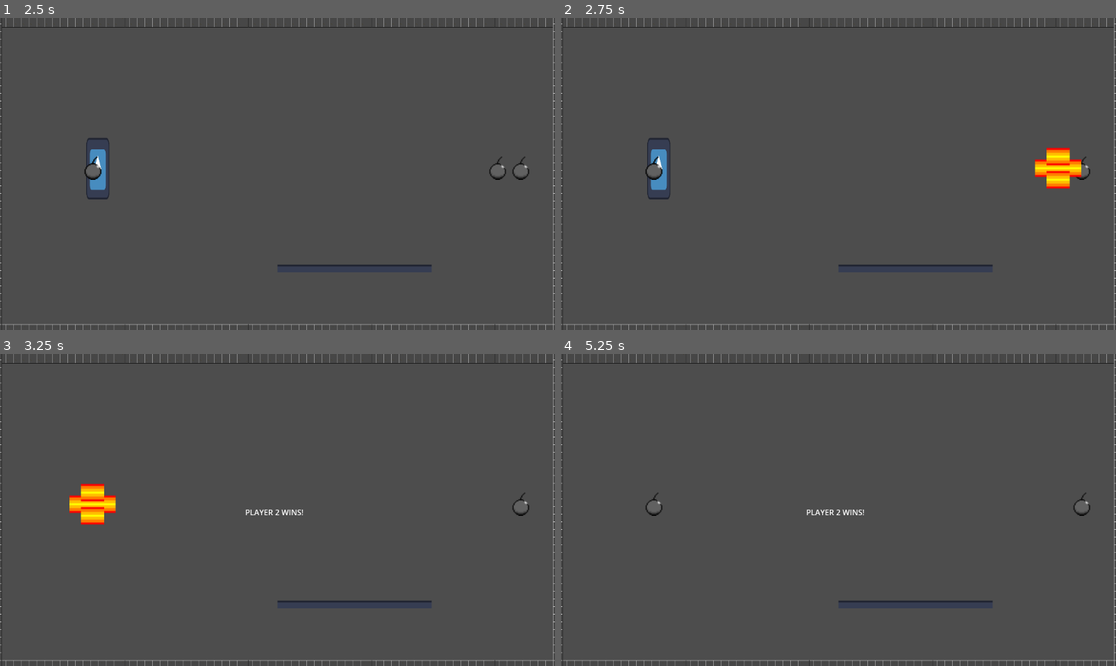
Above: before the commit, frames 1-4 (two rows, left to right).
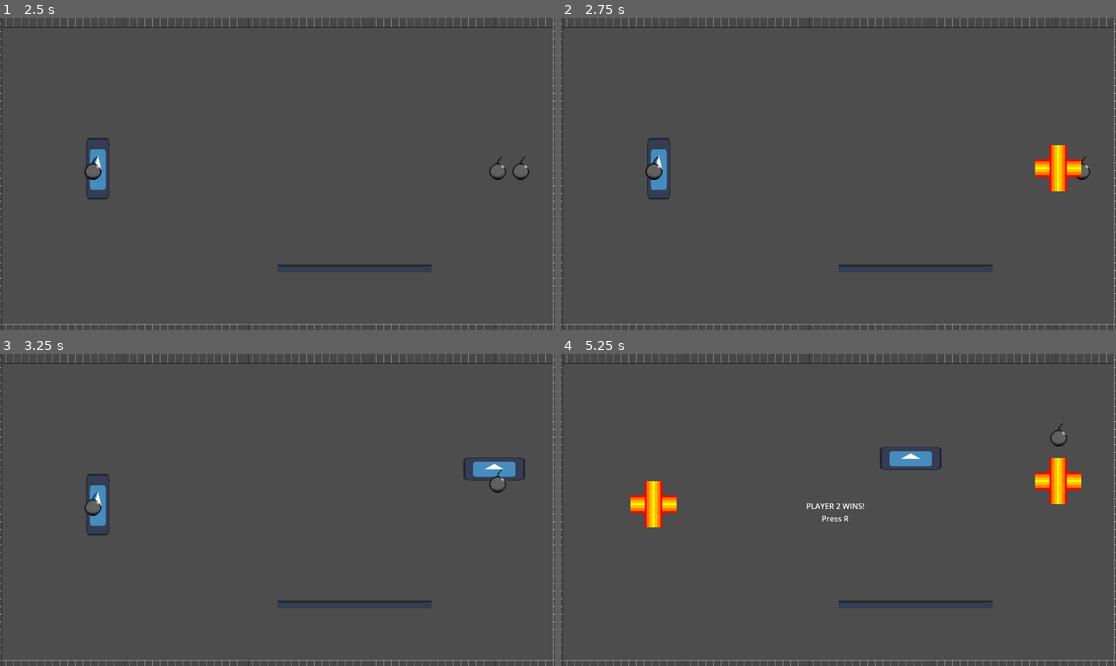
Above: after the commit, the same moments.

Repository: ambariz/bomb-bros
Game: Godot game, scene res://Main.tscn
The game is run twice, just before and just after one commit, with the same random seed, the same clock (stepped at 60 frames per second) and the same inputs. The engine's default icon, where the game draws it, is replaced by a stand-in: a white triangle on a blue panel in a dark square.
Inputs (mouse positions are in pixels of both pictures, inside the frame that each line leads up to):
- Up to frame 1 (2.5 s): tap Enter at 0.5, 0.8, 1.35 s; move the mouse to (399, 158) at 0.52 s; hold Right (ui_right) 0.53-1.28 s; hold R 0.53-1.28 s; click (399, 158) at 0.67 s; tap Space at 0.77, 1.07, 1.52, 1.55, 1.82 s; move the mouse to (166, 189) at 1.27 s; hold Down (ui_down) 1.28-2.03 s; move the mouse to (333, 105) at 2.02 s; hold Right (ui_right) from 2.03 s (still down); hold Space from 2.03 s (still down); tap R at 2.3 s
- Up to frame 2 (2.75 s): keep holding Right (ui_right); keep holding Space
- Up to frame 3 (3.25 s): move the mouse to (249, 572) at 2.77 s; release Right (ui_right) at 2.78 s; release Space at 2.78 s; hold Up (ui_up) from 2.78 s (still down); tap R at 2.85 s; click (249, 572) at 2.92 s; tap Space at 3.02 s; tap Enter at 3.05 s
- Up to frame 4 (5.25 s): tap Space at 3.32, 3.77, 3.8, 4.07, 4.52, 4.82 s; move the mouse to (1005, 556) at 3.52 s; release Up (ui_up) at 3.53 s; hold Enter 3.53-4.28 s; hold Left (ui_left) 3.53-5.03 s; move the mouse to (672, 463) at 4.27 s; tap Alt at 4.35 s; tap R at 4.55 s; move the mouse to (866, 510) at 5.02 s; hold Down (ui_down) from 5.03 s (still down); hold Enter from 5.03 s (still down); tap Shift at 5.1 s; click (866, 510) at 5.17 s

Frame 1 is identical in both runs. In frame 2, 0.5% of the frame differs, in the area x 87-92%, y 40-56%; in frame 3, 1.6%; in frame 4, 2.4%, in the area x 12-96%, y 22-56%.

Commit message:
added bomb physics for player passing through

Diff:
--- a/Bomb.gd
+++ b/Bomb.gd
@@ -1,27 +1,53 @@
-extends Node2D
+
+extends Area2D
 
 const EXPLOSION_SCENE = preload("res://Explosion.tscn")
 const TILE_SIZE = 24
 
+var owner_player = null
+var solid = false
+
 func _ready():
+	body_exited.connect(_on_body_exited)
+
 	$Timer.timeout.connect(_on_timer_timeout)
 	$Timer.start()
+
+func _on_body_exited(body):
+	if body == owner_player:
+		make_solid()
+
+func make_solid():
+	if solid:
+		return
+
+	solid = true
+
+	var static_body = StaticBody2D.new()
+	static_body.name = "SolidPart"
+
+	var collision = CollisionShape2D.new()
+	collision.shape = $CollisionShape2D.shape
+
+	static_body.add_child(collision)
+	add_child(static_body)
 
 func _on_timer_timeout():
 
 	spawn_explosion(Vector2.ZERO, "center")
 
-	spawn_explosion(Vector2(TILE_SIZE, 0), "side")
-	spawn_explosion(Vector2(-TILE_SIZE, 0), "side")
-	spawn_explosion(Vector2(0, TILE_SIZE), "side")
-	spawn_explosion(Vector2(0, -TILE_SIZE), "side")
+	spawn_explosion(Vector2(-TILE_SIZE, 0), "left")
+	spawn_explosion(Vector2(TILE_SIZE, 0), "right")
+
+	spawn_explosion(Vector2(0, -TILE_SIZE), "up")
+	spawn_explosion(Vector2(0, TILE_SIZE), "down")
 
 	queue_free()
 
-func spawn_explosion(offset, type):
+func spawn_explosion(offset, explosion_type):
 	var explosion = EXPLOSION_SCENE.instantiate()
 
-	explosion.explosion_type = type
+	explosion.explosion_type = explosion_type
 
 	get_tree().current_scene.add_child(explosion)
 	explosion.global_position = global_position + offset
--- a/Bomb.tscn
+++ b/Bomb.tscn
@@ -3,7 +3,10 @@
 [ext_resource type="Texture2D" uid="uid://1k246ap5gln5" path="res://game_assets/Bomberman/gfx/bomb.png" id="1_1e1di"]
 [ext_resource type="Script" uid="uid://00m8bhotfb0f" path="res://Bomb.gd" id="1_a4im0"]
 
-[node name="Bomb" type="Node2D" unique_id=1298110689]
+[sub_resource type="CircleShape2D" id="CircleShape2D_a4im0"]
+radius = 17.262676
+
+[node name="Bomb" type="Area2D" unique_id=245020184]
 script = ExtResource("1_a4im0")
 
 [node name="Sprite2D" type="Sprite2D" parent="." unique_id=1698851142]
@@ -13,3 +16,7 @@
 [node name="Timer" type="Timer" parent="." unique_id=1710504673]
 wait_time = 2.0
 one_shot = true
+
+[node name="CollisionShape2D" type="CollisionShape2D" parent="." unique_id=375247201]
+position = Vector2(1, 7)
+shape = SubResource("CircleShape2D_a4im0")
--- a/Explosion.gd
+++ b/Explosion.gd
@@ -4,13 +4,25 @@
 
 const CENTER_TEXTURE = preload("res://explosion_center.png")
 const SIDE_TEXTURE = preload("res://explosion_side.png")
+const TOP_TEXTURE = preload("res://explosion_top.png")
 
 func _ready():
 
-	if explosion_type == "center":
-		$Sprite2D.texture = CENTER_TEXTURE
-	else:
-		$Sprite2D.texture = SIDE_TEXTURE
+	match explosion_type:
+		"center":
+			$Sprite2D.texture = CENTER_TEXTURE
+
+		"left":
+			$Sprite2D.texture = SIDE_TEXTURE
+
+		"right":
+			$Sprite2D.texture = SIDE_TEXTURE
+
+		"up":
+			$Sprite2D.texture = TOP_TEXTURE
+
+		"down":
+			$Sprite2D.texture = TOP_TEXTURE
 
 	body_entered.connect(_on_body_entered)
 
@@ -19,5 +31,7 @@
 
 func _on_body_entered(body):
 	if body.name == "Player1" or body.name == "Player2":
+
+		body.queue_free()
+
 		get_tree().current_scene.player_died(body.name)
-		body.queue_free()
--- a/Explosion.tscn
+++ b/Explosion.tscn
@@ -4,7 +4,7 @@
 [ext_resource type="Texture2D" uid="uid://ypokoe2fu071" path="res://game_assets/Bomberman/gfx/explosion_base.png" id="1_oxoqp"]
 
 [sub_resource type="RectangleShape2D" id="RectangleShape2D_oxoqp"]
-size = Vector2(50, 49)
+size = Vector2(61, 60)
 
 [node name="Explosion" type="Area2D" unique_id=1325491774]
 script = ExtResource("1_li25b")
@@ -14,4 +14,5 @@
 texture = ExtResource("1_oxoqp")
 
 [node name="CollisionShape2D" type="CollisionShape2D" parent="." unique_id=739026907]
+position = Vector2(-0.5, 0)
 shape = SubResource("RectangleShape2D_oxoqp")
--- a/Main.gd
+++ b/Main.gd
@@ -2,27 +2,33 @@
 
 var game_over = false
 
-func player_died(player_name):
+func _ready():
+	process_mode = Node.PROCESS_MODE_ALWAYS
+
+func _process(_delta):
+	if game_over and Input.is_key_pressed(KEY_R):
+		get_tree().paused = false
+		get_tree().reload_current_scene()
+
+func player_died(_player_name):
+
 	if game_over:
 		return
 
+	await get_tree().process_frame
+
+	var p1_alive = get_node_or_null("Player1") != null
+	var p2_alive = get_node_or_null("Player2") != null
+
 	game_over = true
 
-	var label = $WinnerLabel
+	if !p1_alive and !p2_alive:
+		$WinnerLabel.text = "DRAW!\nPress R"
 
-	if player_name == "Player1":
-		label.text = "PLAYER 2 WINS!"
+	elif !p1_alive:
+		$WinnerLabel.text = "PLAYER 2 WINS!\nPress R"
 
-	if player_name == "Player2":
-		label.text = "PLAYER 1 WINS!"
+	elif !p2_alive:
+		$WinnerLabel.text = "PLAYER 1 WINS!\nPress R"
 
 	get_tree().paused = true
-
-# Called when the node enters the scene tree for the first time.
-func _ready() -> void:
-	pass # Replace with function body.
-
-
-# Called every frame. 'delta' is the elapsed time since the previous frame.
-func _process(delta: float) -> void:
-	pass
--- a/Main.tscn
+++ b/Main.tscn
@@ -166,6 +166,7 @@
 size = Vector2(133, 53)
 
 [node name="Main" type="Node2D" unique_id=1434340201]
+process_mode = 2
 script = ExtResource("1_03owx")
 
 [node name="TileMapLayer" type="TileMapLayer" parent="." unique_id=1593742720]
--- a/Player1.gd
+++ b/Player1.gd
@@ -42,6 +42,8 @@
 		round(global_position.y / tile_size) * tile_size
 	)
 
+	bomb.owner_player = self
+
 	get_tree().current_scene.add_child(bomb)
 	bomb.global_position = bomb_pos
 
--- a/Player2.gd
+++ b/Player2.gd
@@ -42,6 +42,8 @@
 		round(global_position.y / tile_size) * tile_size
 	)
 
+	bomb.owner_player = self
+
 	get_tree().current_scene.add_child(bomb)
 	bomb.global_position = bomb_pos
 
